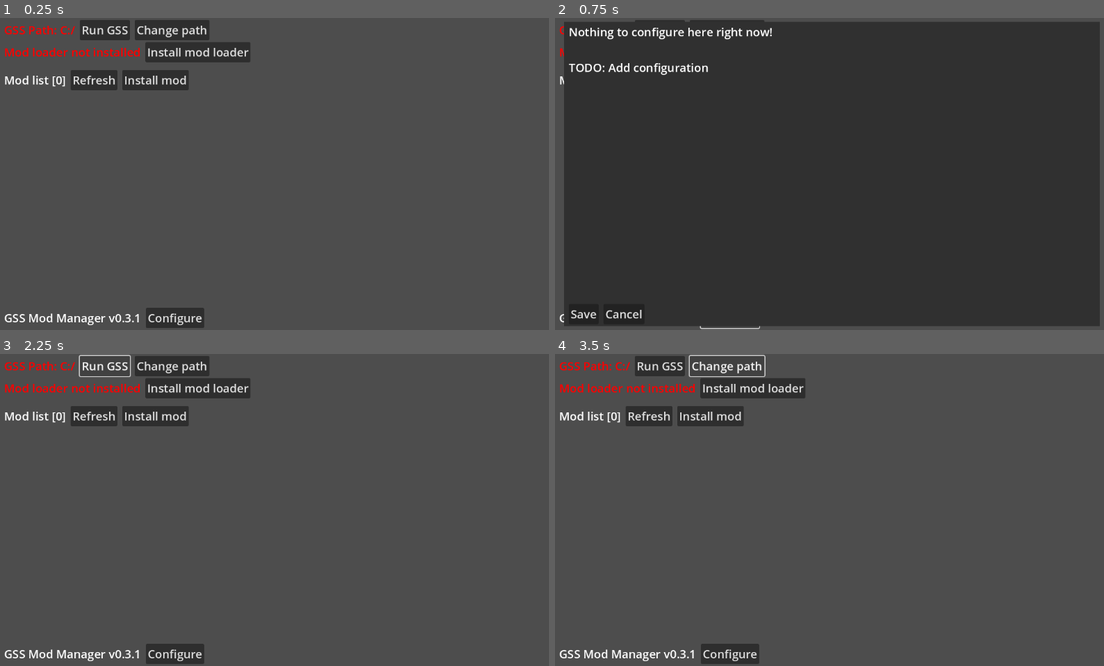
Above: before the commit, frames 1-4 (two rows, left to right).
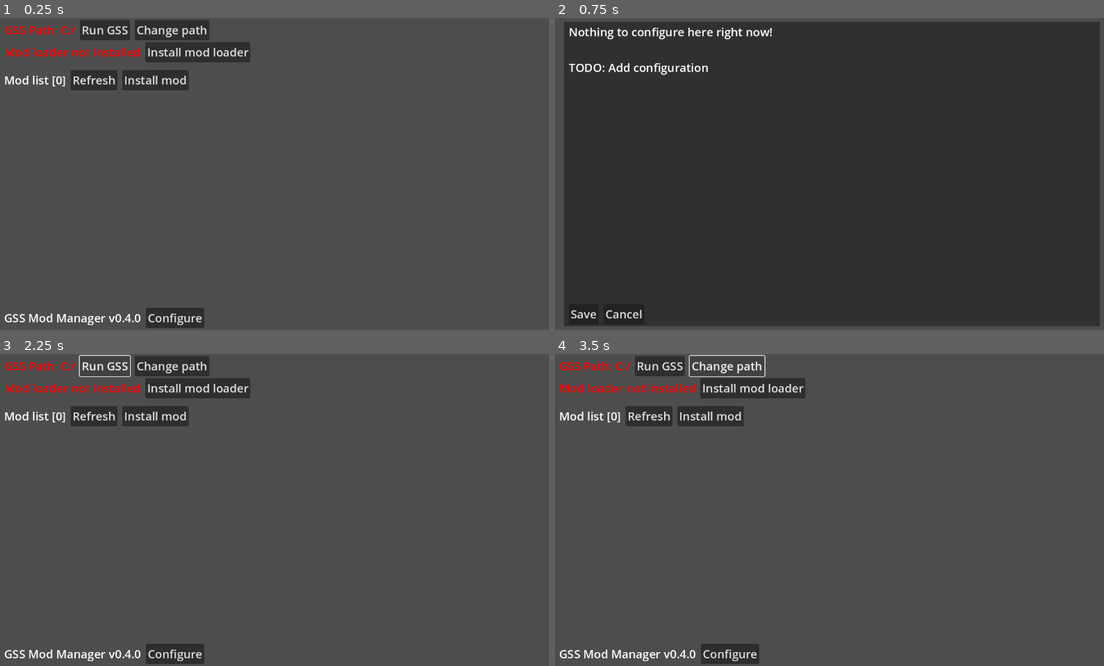
Above: after the commit, the same moments.

Repository: nieboczek/gss-mod-manager
Game: Godot game, scene res://scenes/mod_manager.tscn
The game is run twice, just before and just after one commit, with the same random seed, the same clock (stepped at 60 frames per second) and the same inputs.
Inputs:
- Up to frame 1 (0.25 s): no input
- Up to frame 2 (0.75 s): click "Configure" at 0.5 s
- Up to frame 3 (2.25 s): click "Cancel" at 1.25 s; click "Run GSS" at 2 s
- Up to frame 4 (3.5 s): click "Change path" at 2.75 s

The runs differ from the first frame. In frame 1, less than 0.1% of the frame differs, in the area x 22-26%, y 94-98%; in frame 2, 0.2%, in the area x 0-39%, y 0-100%; in frame 3, less than 0.1%; in frame 4, less than 0.1%.
Error before the commit: Trying to assign value of type 'Nil' to a variable of type 'String'. (res://scripts/mod_manager.gd:118)
Error after the commit: Trying to assign value of type 'Nil' to a variable of type 'String'. (res://scripts/mod_manager.gd:120)

Commit message:
better key type selection

Diff:
--- a/scenes/config_field_container.tscn
+++ b/scenes/config_field_container.tscn
@@ -1,9 +1,14 @@
-[gd_scene load_steps=3 format=3 uid="uid://proip8hh61wi"]
+[gd_scene load_steps=4 format=3 uid="uid://proip8hh61wi"]
 
 [ext_resource type="Theme" uid="uid://dged4041swr1" path="res://theme.tres" id="1_1skrl"]
 [ext_resource type="Script" path="res://scripts/config_field_container.gd" id="1_2i062"]
 
+[sub_resource type="LabelSettings" id="LabelSettings_42mmw"]
+line_spacing = -6.0
+font_color = Color(0.753984, 0.753984, 0.753984, 1)
+
 [node name="ConfigFieldContainer" type="VBoxContainer"]
+custom_minimum_size = Vector2(600, 61)
 offset_right = 42.0
 offset_bottom = 34.0
 theme = ExtResource("1_1skrl")
@@ -19,10 +24,10 @@
 
 [node name="Placeholder" type="Control" parent="OptionsContainer"]
 layout_mode = 2
-size_flags_horizontal = 3
 
 [node name="DescriptionLabel" type="Label" parent="."]
 layout_mode = 2
 theme_override_colors/font_color = Color(0.712129, 0.712129, 0.712129, 1)
 theme_override_font_sizes/font_size = 16
 text = "DescriptionLabel"
+label_settings = SubResource("LabelSettings_42mmw")
--- a/scenes/mod_manager.tscn
+++ b/scenes/mod_manager.tscn
@@ -101,7 +101,7 @@
 
 [node name="ModManagerLabel" type="Label" parent="MarginContainer/MainContainer/ModManagerContainer"]
 layout_mode = 2
-text = "GSS Mod Manager v0.3.1"
+text = "GSS Mod Manager v0.4.0"
 
 [node name="ConfigureButton" type="Button" parent="MarginContainer/MainContainer/ModManagerContainer"]
 layout_mode = 2
@@ -128,6 +128,7 @@
 layout_mode = 2
 theme_override_constants/margin_left = 10
 theme_override_constants/margin_top = 4
+theme_override_constants/margin_right = 10
 theme_override_constants/margin_bottom = 4
 
 [node name="ConfigContainer" type="VBoxContainer" parent="PanelMarginContainer/PanelContainer/MarginContainer"]
@@ -151,6 +152,7 @@
 
 [node name="ModConfigContainer" type="VBoxContainer" parent="PanelMarginContainer/PanelContainer/MarginContainer/ConfigContainer/ScrollContainer"]
 layout_mode = 2
+size_flags_horizontal = 3
 
 [node name="ConfigControls" type="HBoxContainer" parent="PanelMarginContainer/PanelContainer/MarginContainer/ConfigContainer"]
 layout_mode = 2
--- a/scripts/autoload/config_parser.gd
+++ b/scripts/autoload/config_parser.gd
@@ -85,17 +85,8 @@
 	var name: String
 	var description: String
 	var type: Type
+	var value: String
 	var default: String
-	static func with(desc: String, field_type: Type, field_default: String) -> ConfigField:
-		var config_field = new()
-		config_field.description = desc
-		config_field.type = field_type
-		config_field.default = field_default
-		return config_field
-
-	func _to_string() -> String:
-		return "ConfigField(%s)" % name
-
 
 func parse(path: String) -> Array[ConfigField]:
 	# CAUTION: Welcome to RegEx hell! Please consider using https://regexr.com/
@@ -210,13 +201,13 @@
 				re_match = regex.search(line)
 				if re_match:
 					if !current_field.description:
-						print("@ConfigParser: Missing @description declaration")
+						print("@ConfigParser: Missing @description declaration [Line %s]" % line_number)
 						return []
 					if !current_field.type:
-						print("@ConfigParser: Missing @type declaration")
+						print("@ConfigParser: Missing @type declaration [Line %s]" % line_number)
 						return []
 					if !current_field.default:
-						print("@ConfigParser: Missing @default declaration")
+						print("@ConfigParser: Missing @default declaration [Line %s]" % line_number)
 						return []
 
 					var value = re_match.get_string("value")
@@ -224,6 +215,7 @@
 						print("@ConfigParser: Invalid value: %s [Line %s]" % [value, line_number])
 						return []
 					current_field.name = re_match.get_string("name")
+					current_field.value = value
 					fields.append(current_field)
 					current_field = ConfigField.new()
 
--- a/scripts/config_field_container.gd
+++ b/scripts/config_field_container.gd
@@ -14,59 +14,179 @@
 	cfg_field_container.post_set_config_field()
 	return cfg_field_container
 
+func to_ue(key) -> String:
+	match key:
+		KEY_0: return "ZERO"
+		KEY_1: return "ONE"
+		KEY_2: return "TWO"
+		KEY_3: return "THREE"
+		KEY_4: return "FOUR"
+		KEY_5: return "FIVE"
+		KEY_6: return "SIX"
+		KEY_7: return "SEVEN"
+		KEY_8: return "EIGHT"
+		KEY_9: return "NINE"
+		KEY_ESCAPE: return "ESCAPE"
+		KEY_TAB: return "TAB"
+		KEY_BACKSPACE: return "BACKSPACE"
+		KEY_ENTER: return "RETURN"
+		KEY_PAUSE: return "PAUSE"
+		KEY_PRINT: return "PRINT_SCREEN"
+		KEY_CLEAR: return "CLEAR"
+		KEY_HOME: return "HOME"
+		KEY_END: return "END"
+		KEY_LEFT: return "LEFT_ARROW"
+		KEY_UP: return "UP_ARROW"
+		KEY_RIGHT: return "RIGHT_ARROW"
+		KEY_DOWN: return "DOWN_ARROW"
+		KEY_PAGEUP: return "PAGE_UP"
+		KEY_PAGEDOWN: return "PAGE_DOWN"
+		KEY_CAPSLOCK: return "CAPS_LOCK"
+		KEY_NUMLOCK: return "NUM_LOCK"
+		KEY_SCROLLLOCK: return "SCROLL_LOCK"
+		KEY_F1: return "F1"
+		KEY_F2: return "F2"
+		KEY_F3: return "F3"
+		KEY_F4: return "F4"
+		KEY_F5: return "F5"
+		KEY_F6: return "F6"
+		KEY_F7: return "F7"
+		KEY_F8: return "F8"
+		KEY_F9: return "F9"
+		KEY_F10: return "F10"
+		KEY_F11: return "F11"
+		KEY_F12: return "F12"
+		KEY_F13: return "F13"
+		KEY_F14: return "F14"
+		KEY_F15: return "F15"
+		KEY_F16: return "F16"
+		KEY_F17: return "F17"
+		KEY_F18: return "F18"
+		KEY_F19: return "F19"
+		KEY_F20: return "F20"
+		KEY_F21: return "F21"
+		KEY_F22: return "F22"
+		KEY_F23: return "F23"
+		KEY_F24: return "F24"
+		KEY_KP_MULTIPLY: return "MULTIPLY"
+		KEY_KP_DIVIDE: return "DIVIDE"
+		KEY_KP_SUBTRACT: return "SUBTRACT"
+		KEY_KP_PERIOD: return "DECIMAL"
+		KEY_KP_ADD: return "ADD"
+		KEY_KP_0: return "NUM_ZERO"
+		KEY_KP_1: return "NUM_ONE"
+		KEY_KP_2: return "NUM_TWO"
+		KEY_KP_3: return "NUM_THREE"
+		KEY_KP_4: return "NUM_FOUR"
+		KEY_KP_5: return "NUM_FIVE"
+		KEY_KP_6: return "NUM_SIX"
+		KEY_KP_7: return "NUM_SEVEN"
+		KEY_KP_8: return "NUM_EIGHT"
+		KEY_KP_9: return "NUM_NINE"
+		KEY_HELP: return "HELP"
+		KEY_VOLUMEDOWN: return "VOLUME_DOWN"
+		KEY_VOLUMEMUTE: return "VOLUME_MUTE"
+		KEY_VOLUMEUP: return "VOLUME_UP"
+		KEY_MEDIAPLAY: return "MEDIA_PLAY_PAUSE"
+		KEY_MEDIASTOP: return "MEDIA_STOP"
+		KEY_MEDIANEXT: return "MEDIA_NEXT_TRACK"
+		KEY_MEDIAPREVIOUS: return "MEDIA_PREV_TRACK"
+		KEY_LAUNCHMAIL: return "LAUNCH_MAIL"
+		KEY_LAUNCHMEDIA: return "LAUNCH_MEDIA_SELECT"
+		KEY_PLUS: return "OEM_PLUS"
+		KEY_COMMA: return "OEM_COMMA"
+		KEY_MINUS: return "OEM_MINUS"
+		KEY_PERIOD: return "OEM_PERIOD"
+		KEY_INSERT: return "INS"
+		KEY_DELETE: return "DEL"
+		KEY_PRINT: return "PRINT"
+		KEY_HOMEPAGE: return "BROWSER_HOME"
+		KEY_LAUNCH0: return "LAUNCH_APP1"
+		KEY_LAUNCH1: return "LAUNCH_APP2"
+		KEY_FAVORITES: return "BROWSER_FAVORITES"
+		KEY_SEARCH: return "BROWSER_SEARCH"
+		KEY_FORWARD: return "BROWSER_FORWARD"
+		KEY_BACK: return "BROWSER_BACK"
+		_:
+			# Handle single-letter key codes
+			var string = OS.get_keycode_string(key)
+			print(string)
+			if string.length() == 1:
+				return string
+			return ""
+
 func post_set_config_field() -> void:
 	match config_field.type.string_representation:
 		"string":
 			child = LineEdit.new()
+			child.placeholder_text = "text (string)"
 			child.text_submitted.connect(_text_submitted)
 		"int":
 			child = LineEdit.new()
+			child.placeholder_text = "number (integer)"
 			child.text_submitted.connect(_int_submitted)
 		"float":
 			child = LineEdit.new()
+			child.placeholder_text = "floating-point number (float)"
 			child.text_submitted.connect(_float_submitted)
 		"Key":
-			# TODO: Use something user-friendlier
-			# TODO: So you can see the list of keys or something
-			child = LineEdit.new()
-			child.text_submitted.connect(_key_submitted)
+			child = Button.new()
+			child.pressed.connect(_key_button_pressed)
 		"list":
 			pass  # TODO: this
 		_:
 			print("Unsupported type for ConfigFieldContainer: ", config_field.type.string_representation)
 
 func _ready() -> void:
+	set_process_input(false)
 	$OptionsContainer/FieldNameLabel.text = config_field.name.capitalize()
 	$DescriptionLabel.text = config_field.description
 	if child:
+		if child is LineEdit:
+			if config_field.type.string_representation == "string":
+				child.text = config_field.value.left(-1).right(-1)
+			else:
+				child.text = config_field.value
+		elif child is Button:
+			child.text = config_field.value.replace("Key.", "") + " (Press to set key)"
+
 		child.size_flags_horizontal = Control.SIZE_EXPAND_FILL
 		$OptionsContainer/Placeholder.replace_by(child)
 
-func _key_submitted(text: String) -> void:
-	if text in ConfigParser.VALID_KEYS:
+func _input(event: InputEvent) -> void:
+	if event is InputEventKey and event.pressed:
+		var ue = to_ue(event.keycode)
+		print("UE:",ue)
+		if ue.is_empty():
+			child.text = "No key code found for pressed key. Waiting for key press..."
+		else:
+			child.text = ue + " (Press to set key)"
+			set_process_input(false)
+
+func _key_button_pressed() -> void:
+	child.text = "Waiting for key press..."
+	set_process_input(true)
+
+func _int_submitted(text: String) -> void:
+	if !text.is_valid_int():
+		child.text = last_valid_string
+	else:
+		child.text = text
 		last_valid_string = text
-		write_value.emit(config_field.name, text)
-	else:
-		child.text = last_valid_string
-
-func _int_submitted(text: String) -> void:
-	print("submitted int: (WIP)", text)
 
 func _float_submitted(text: String) -> void:
-	print("submitted float: ", text)
-
 	var regex = RegEx.create_from_string(r"^\d+(\.(?<after_dot>\d+))?$").search(text)
 	if regex != null:
-		var after_dot = regex.get_string("after_dot")
+		var chars_after_dot = regex.get_string("after_dot").length()
 
 		match config_field.type.arg_enum:
 			ArgEnum.FLOAT_PRECISION:
-				if len(after_dot) > config_field.type.precision:
+				if chars_after_dot > config_field.type.precision:
 					child.text = last_valid_string
 					return
 			ArgEnum.FLOAT_PRECISION_RANGE:
 				var float_num = float(text)
-				if len(after_dot) > config_field.type.precision or \
+				if chars_after_dot > config_field.type.precision or \
 				   float_num > config_field.type.range_max_float or \
 				   float_num < config_field.type.range_min_float:
 					child.text = last_valid_string
@@ -84,5 +204,4 @@
 		child.text = last_valid_string
 
 func _text_submitted(text: String) -> void:
-	print("submitted text: ", text)
-	write_value.emit(config_field.name, "\"%s\"" % text)
+	write_value.emit(config_field.name, "\"%s\"" % text.c_escape())
--- a/scripts/mod_manager.gd
+++ b/scripts/mod_manager.gd
@@ -83,6 +83,7 @@
 func _on_configure_button_pressed() -> void:
 	config_panel.show()
 	mod_manager_config_container.show()
+	main.hide()
 
 func _on_configure_mod(mod_name: String) -> void:
 	var fields = ConfigParser.parse("%s/Simulatorita/Binaries/Win64/Mods/%s/Scripts/config.lua" % [gss_path, mod_name])
@@ -91,6 +92,7 @@
 		mod_config_container.add_child(container)
 	config_panel.show()
 	scroll_container.show()
+	main.hide()
 
 func _on_delete_mod(mod_name: String) -> void:
 	if not error("Remove mod", Files.remove_mod(gss_path, mod_name)):
@@ -139,6 +141,7 @@
 	print("SAVE BUTTON NOT IMPLEMENTED YET!!!")
 
 func _on_cancel_config_button_pressed() -> void:
+	main.show()
 	config_panel.hide()
 	if scroll_container.visible:
 		scroll_container.hide()
Not shown, changed: README.md
